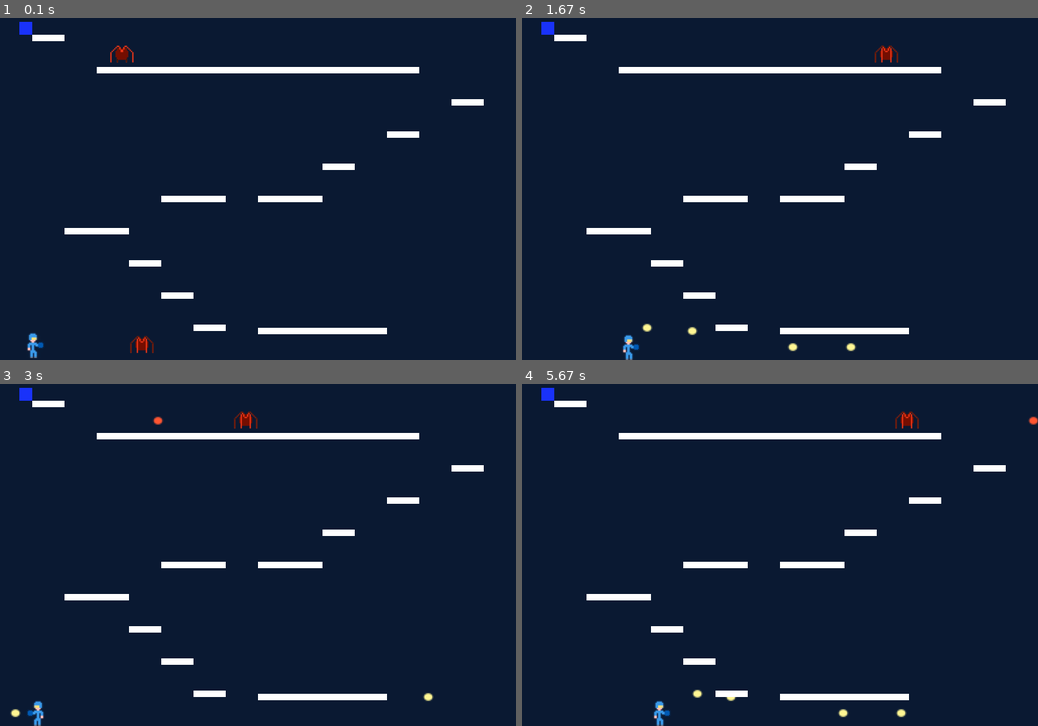
Above: before the commit, frames 1-4 (two rows, left to right).
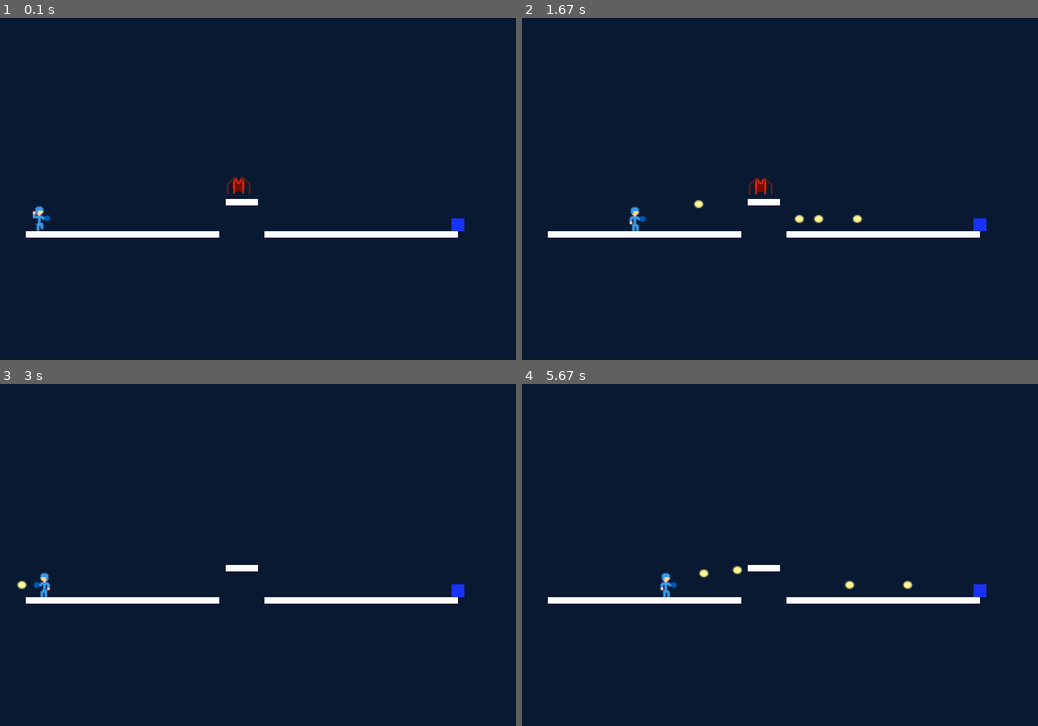
Above: after the commit, the same moments.

Repository: BGamber/myPyGame
Game: pygame game, started from pygaman.py
The game is run twice, just before and just after one commit, with the same random seed, the same clock (stepped at 60 frames per second) and the same inputs. The source is Python 2; it was converted automatically to run under Python 3.
Inputs:
- Up to frame 1 (0.1 s): no input
- Up to frame 2 (1.67 s): tap Space at 0.33, 0.73, 1.03, 1.23, 1.57 s; hold Right 0.67-1.13 s; hold Up 1.17-1.47 s; hold Right from 1.5 s (still down)
- Up to frame 3 (3 s): tap Space at 1.87, 2.07, 2.37, 2.63, 2.93 s; release Right at 1.97 s; hold Left 2-2.53 s; hold Left 2.57-2.97 s
- Up to frame 4 (5.67 s): hold Up 3-3.37 s; tap Space at 3.07, 3.47, 3.77, 4.13, 4.43, 4.63, 4.93, 5.13, 5.47 s; hold Right 3.4-4.03 s; hold Left 4.07-4.53 s; hold Right 4.57-5.03 s; hold Up 5.07-5.37 s; hold Right from 5.4 s (still down)

The runs differ from the first frame. In frame 1, 5.3% of the frame differs, in the area x 3-94%, y 1-100%; in frame 2, 5.5%; in frame 3, 5.2%; in frame 4, 5.4%.

Commit message:
Added first level to game

Diff:
--- a/pygaman.py
+++ b/pygaman.py
@@ -98,9 +98,9 @@
                     self.y = (platform.rect.top - self.rect.height) + 1
                     self.vert_speed = 0
 
-                if self.rect.left <= platform.rect.left:
+                if self.moving == True and self.rect.left <= platform.rect.left:
                     self.direction = 'right'
-                elif self.rect.right >= platform.rect.right:
+                elif self.moving == True and self.rect.right >= platform.rect.right:
                     self.direction = 'left'
 
         if self.direction == 'right' and self.move_speed < 0:
@@ -231,8 +231,6 @@
     textF = pygame.font.Font(pygame.font.get_default_font(), 36)
     textB = pygame.font.Font(pygame.font.get_default_font(), 38)
     players = pygame.sprite.Group()
-    player = Pygaman(40, 550)
-    players.add(player)
     pellets = pygame.sprite.Group()
 
     baddies = pygame.sprite.Group()
@@ -240,8 +238,15 @@
 
     platforms = pygame.sprite.Group()
 
+    player_list = [
+    Pygaman(50, 350)
+    ]
+
     stage0 = [
-        Platform(400, 600, 50, 10)
+        Platform(40, 400, 300, 10),
+        Platform(350, 350, 50, 10),
+        Platform(410, 400, 300, 10),
+        Platform(700, 380, 20, 20, color=blue, is_goal=True)
     ]
 
     stage1 = [
@@ -261,7 +266,7 @@
     ]
 
     enemies0 = [
-
+        Baddie(350, 300, direction='left', moving=False)
     ]
 
     enemies1 = [
@@ -271,13 +276,18 @@
 
     stages = [stage0, stage1]
     enemies = [enemies0, enemies1]
-    current_stage = 1 ## Reset to 0 for game start
+    current_stage = 0
     counter = 0
     death_timer = 0
     win_timer = 0
     playing = True
     while playing:
         if counter == 0:
+            if len(players) > 0:
+                for player in players:
+                    player.kill()
+            player = player_list[current_stage]
+            players.add(player)
             for platform in platforms:
                 platform.kill()
             for platform in stages[current_stage]:
